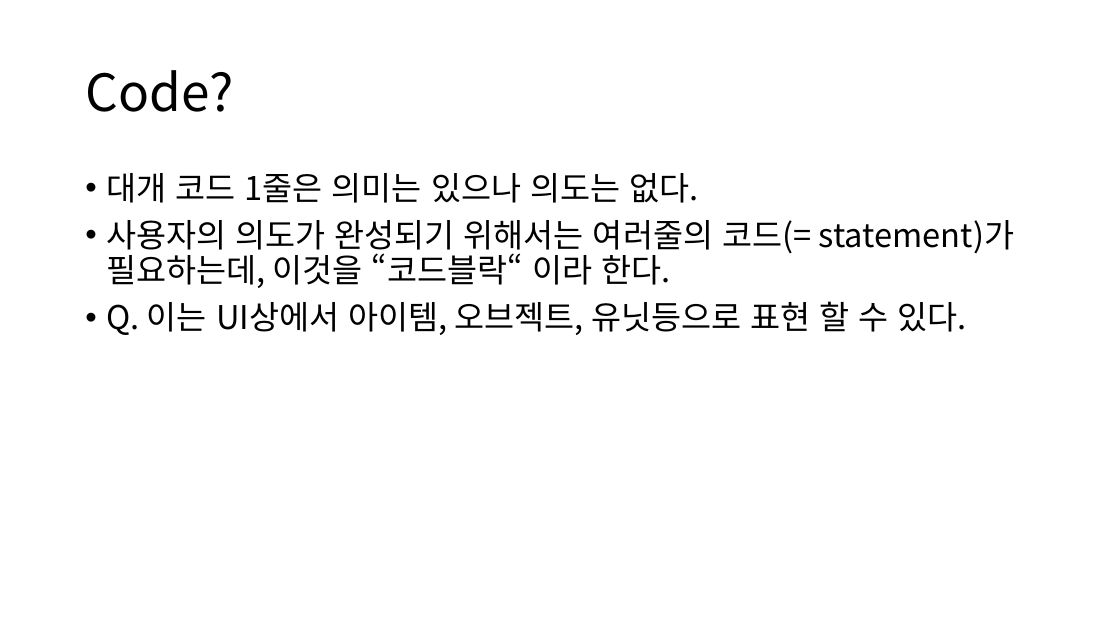
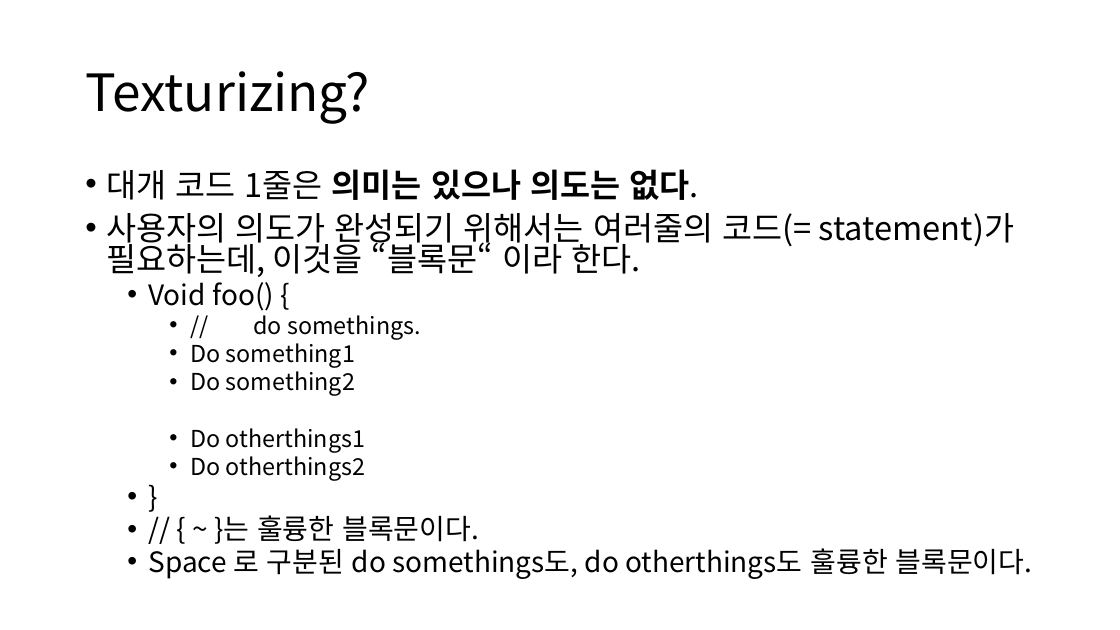
Before and after one commit to namulang/namu, a slide deck: slide 46 of docs/ideation/World.overall.conceptual.ideation.pptx (slide 45 before the commit). Drawn at 1120x630 pixels with LibreOffice and Linux fonts; fonts in the diff are those of the drawing. Boxes give left, top, right and bottom in pixels: in the first picture for what was removed or moved away, otherwise in the second. Text is boxed around its words. In the diff, an @@ line names an element or a change of style, - is before the commit and + after.

```diff
--- a/docs/ideation/World.overall.conceptual.ideation.pptx
+++ b/docs/ideation/World.overall.conceptual.ideation.pptx
@@ title at (x1=85, y1=71, x2=370, y2=124): text changed @@
-Code?
+Texturizing?
@@ text at (x1=106, y1=169, x2=698, y2=200): bold on in "의미는 있으나 의도는 없다."; line spacing 0.9 to 0.8 @@
@@ text at (x1=106, y1=213, x2=1033, y2=579): text changed; size 28 to 24 pt @@
-• 사용자의 의도가 완성되기 위해서는 여러줄의 코드(= statement)가 필요하는데, 이것을 “코드블락“ 이라 한다.
-• Q. 이는 UI상에서 아이템, 오브젝트, 유닛등으로 표현 할 수 있다.
+• 사용자의 의도가 완성되기 위해서는 여러줄의 코드(= statement)가 필요하는데, 이것을 “블록문“ 이라 한다.
+  • Void foo() {
+    • // do somethings.
+    • Do something1
+    • Do something2
+    • Do otherthings1
+    • Do otherthings2
+  • }
+  • // { ~ }는 훌륭한 블록문이다.
+  • Space 로 구분된 do somethings도, do otherthings도 훌륭한 블록문이다.
```
Also in this commit, not shown: 4 other slides changed, 10 slides added.
